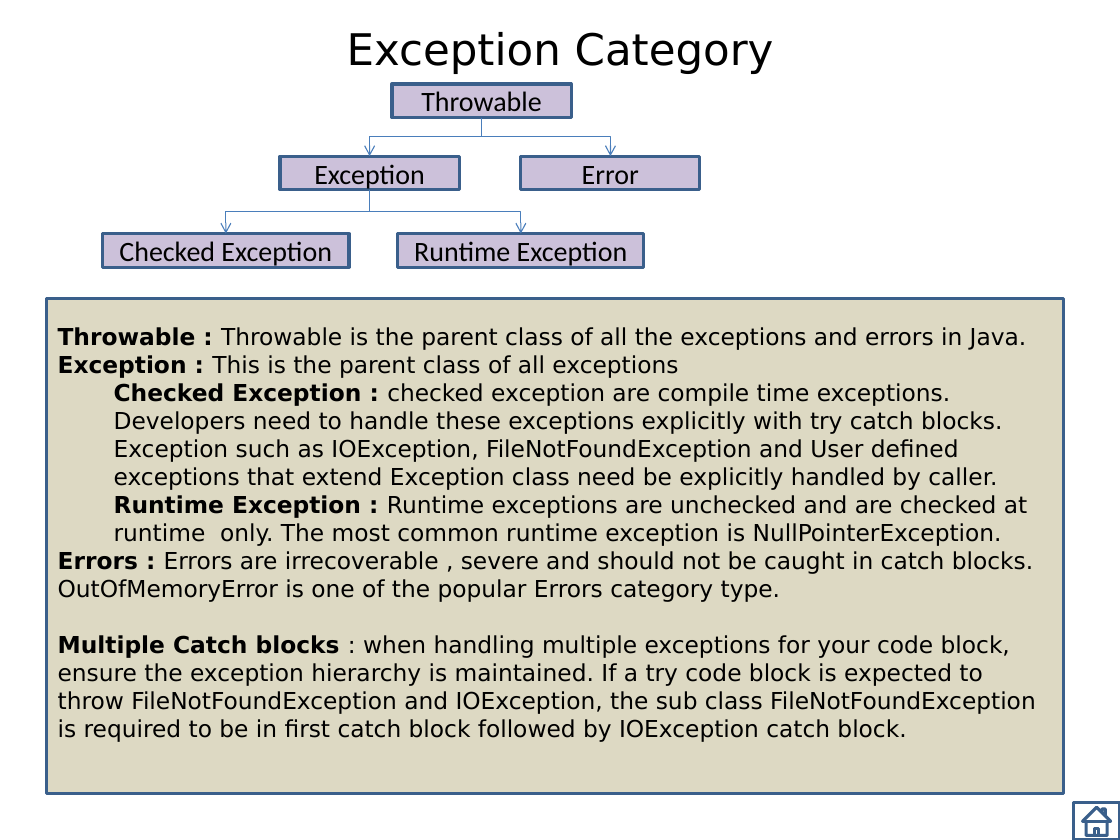
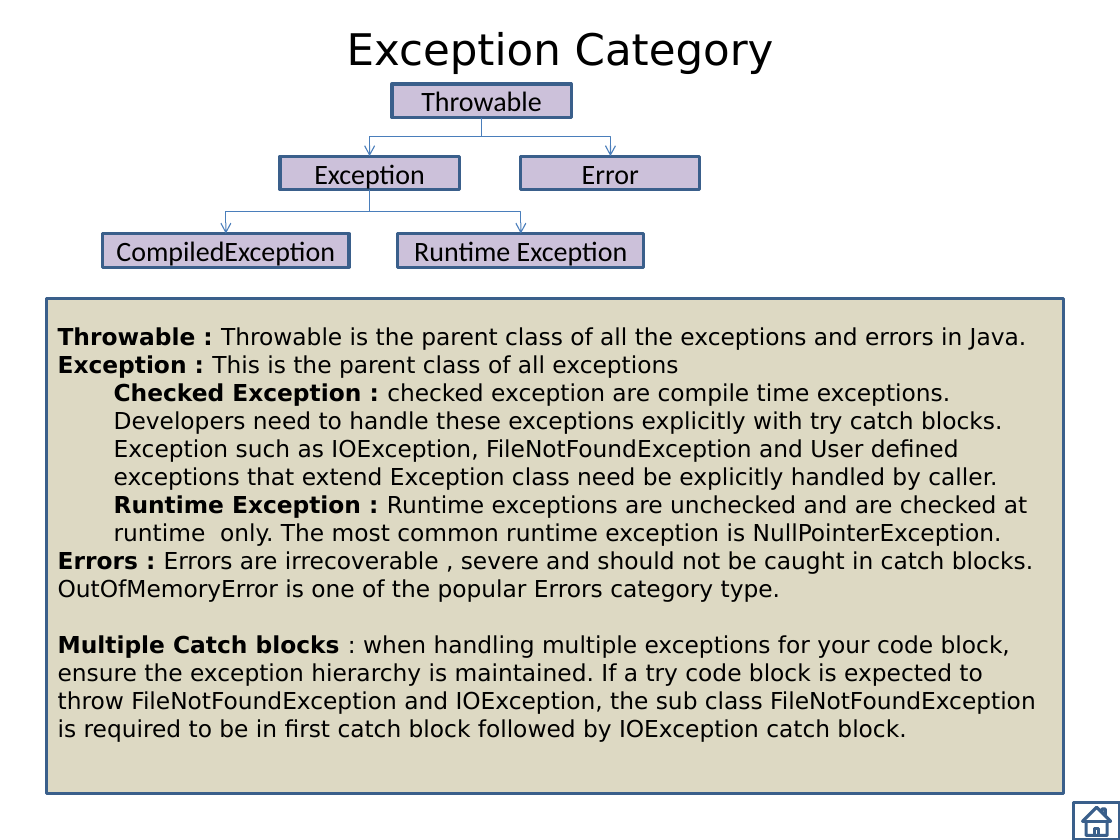
Before and after one commit to thinkcodegravity/nov22java, a slide deck: slide 46 of Java_st.pptx. Drawn at 1120x840 pixels with LibreOffice and Linux fonts; fonts in the diff are those of the drawing. Boxes give left, top, right and bottom in pixels: in the first picture for what was removed or moved away, otherwise in the second. Text is boxed around its words. In the diff, an @@ line names an element or a change of style, - is before the commit and + after.

```diff
--- a/Java_st.pptx
+++ b/Java_st.pptx
@@ text in rectangle at (116,241,335,268): text changed @@
-Checked Exception
+CompiledException
```
Also in this commit, not shown: 11 other files.
